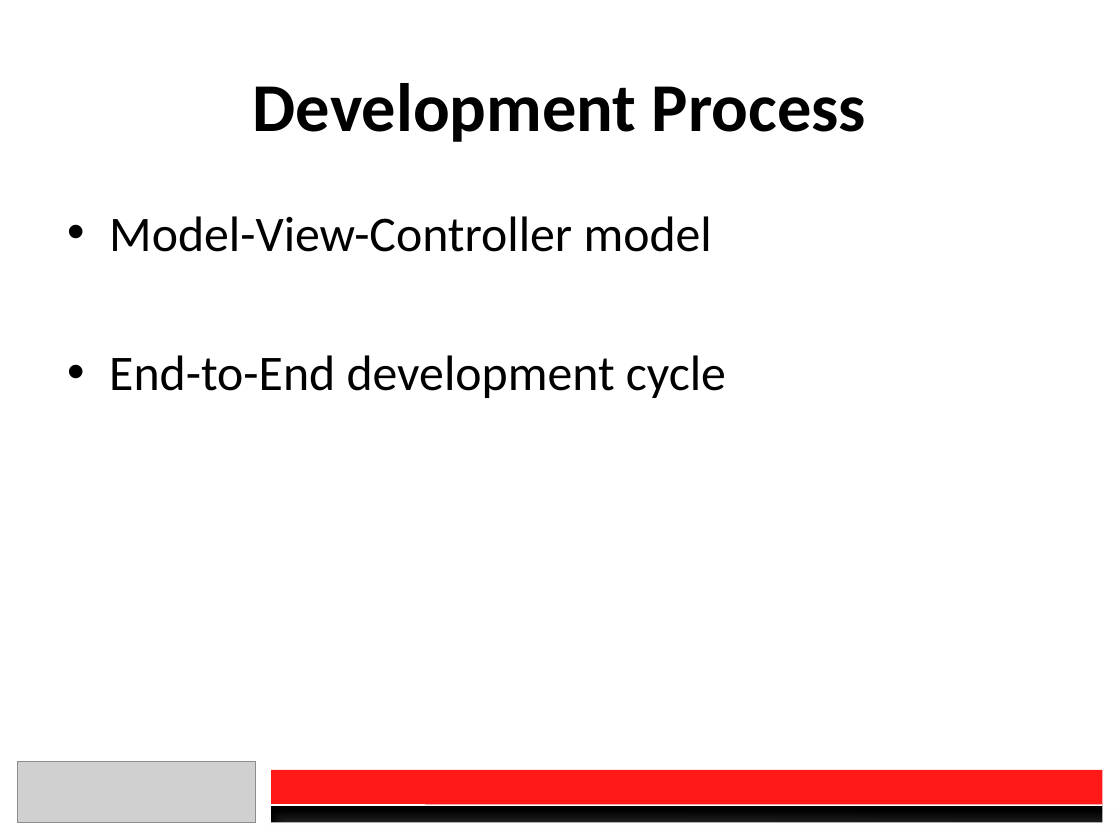
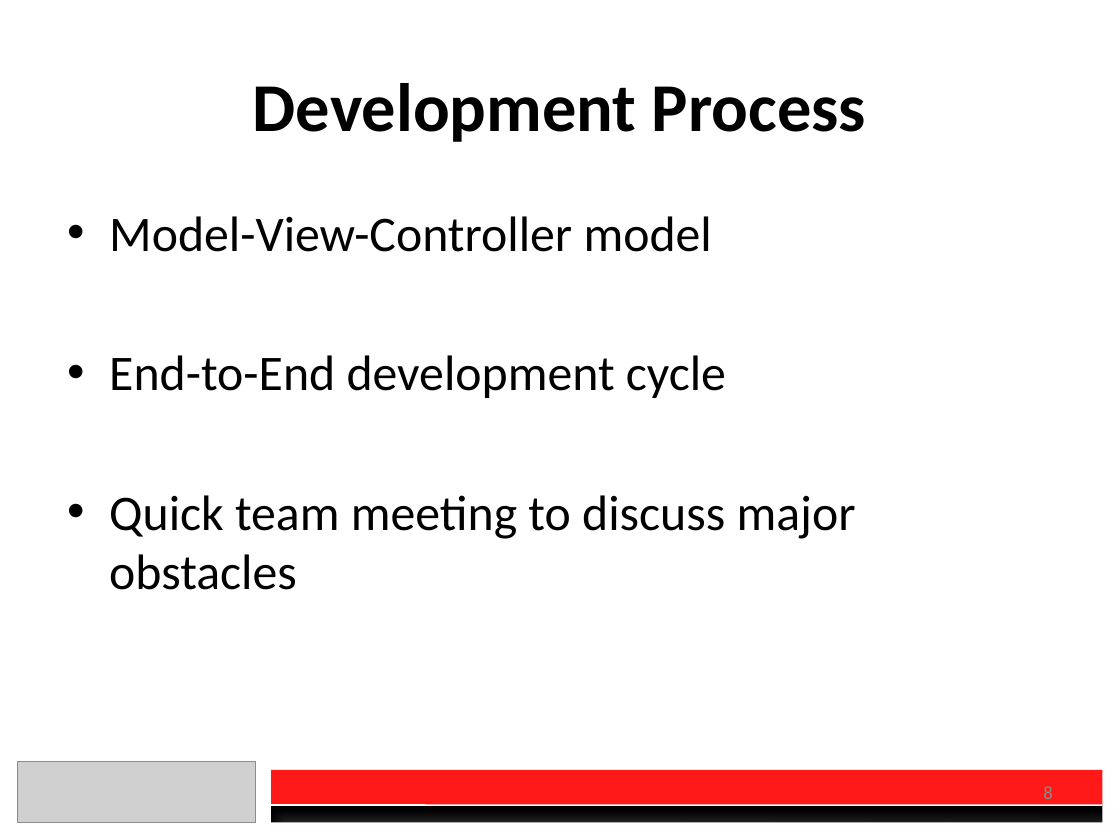
Before and after one commit to charberg/OEC2016, a slide deck: slide 8 of Presentation.pptx. Drawn at 1120x840 pixels with LibreOffice and Linux fonts; fonts in the diff are those of the drawing; grey boxes stand for pictures. Boxes give left, top, right and bottom in pixels: in the first picture for what was removed or moved away, otherwise in the second. Text is boxed around its words. In the diff, an @@ line names an element or a change of style, - is before the commit and + after.

```diff
--- a/Presentation.pptx
+++ b/Presentation.pptx
@@ text at <box>109,495,856,590</box>: paragraph added @@
+• Quick team meeting to discuss major obstacles
@@ page number added at <box>1043,786,1052,805</box>, 12 pt, text #8C8C8C @@
+8
```
Also in this commit, not shown: 8 other slides changed, 2 other files.
